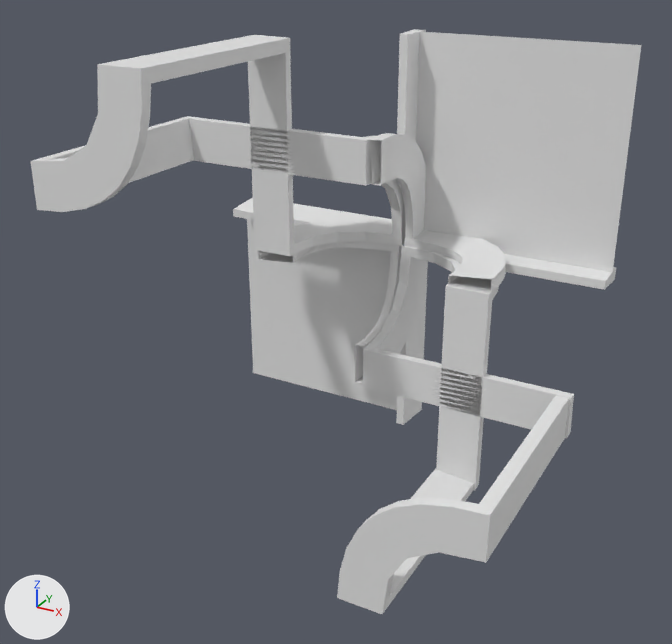
The OBJ model data/bmc/SET_4W2C/t_144.obj: old version first, new version second.
Rendered twice from a 50 mm lens placed at (0.908, -1.801, 0.75), pointed at (-0.002, -0.146, -0.078). Every picture has the same lights, and +X, +Y and +Z are marked at lower left. Where no turn or scale is listed for an object, it has been applied to the vertices.

Before the edit, the objects in view are built like this:
```python
me_t_144 = bpy.data.meshes.new('t_144')
me_t_144.from_pydata(...)  # 533 vertices, 988 faces; spans x -0.5..0.5, y -0.5..0.287, z -0.501..0.501
ob_t_144 = bpy.data.objects.new('t_144', me_t_144)
ob_t_144.location = (0.0, 0.0, 0.0)
```
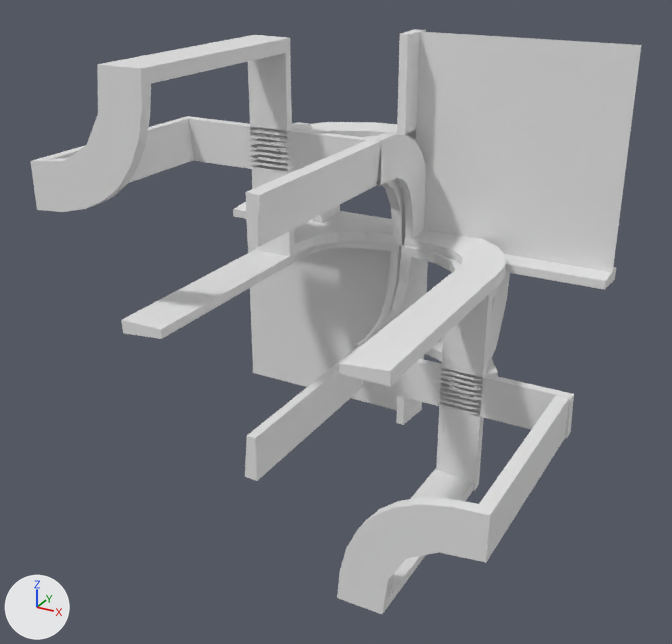
Location of each change, [x1, y1, x2, y2] in pixels of the pictures (672 x 644 px):
part 1 of me_t_144, added
    after: [245, 346, 363, 481]
part 2 of me_t_144, added
    after: [246, 139, 381, 248]
part 3 of me_t_144, added
    after: [51, 29, 426, 339]
part 4 of me_t_144, added
    after: [363, 244, 616, 598]
part 5 of me_t_144, added
    after: [339, 275, 491, 386]

What changed in the scene script:
```text
Change me_t_144:
    used by ob_t_144; location = (0.0, 0.0, 0.0)
    remove me_t_144.from_pydata(...)  # 533 vertices, 988 faces; spans x -0.5..0.5, y -0.5..0.287, z -0.501..0.501
    add me_t_144.from_pydata(...)  # 995 vertices, 1924 faces; spans x -0.5..0.5, y -0.5..0.287, z -0.501..0.501
    me_t_144 part 1: a new loose piece of 46 vertices spanning x -0.03..0.0, y -0.479..0.0, z -0.3..-0.2
    me_t_144 part 2: a new loose piece of 46 vertices spanning x 0.0..0.03, y -0.479..0.0, z 0.2..0.3
    me_t_144 part 3: 185 vertices added at x -0.5..0.0, y -0.5..0.286, z -0.03..0.501
    me_t_144 part 4: 131 vertices added at x 0.0..0.5, y -0.25..0.286, z -0.501..0.0
    me_t_144 part 5: 54 vertices added at x 0.2..0.3, y -0.5..-0.062, z 0.0..0.03
```
